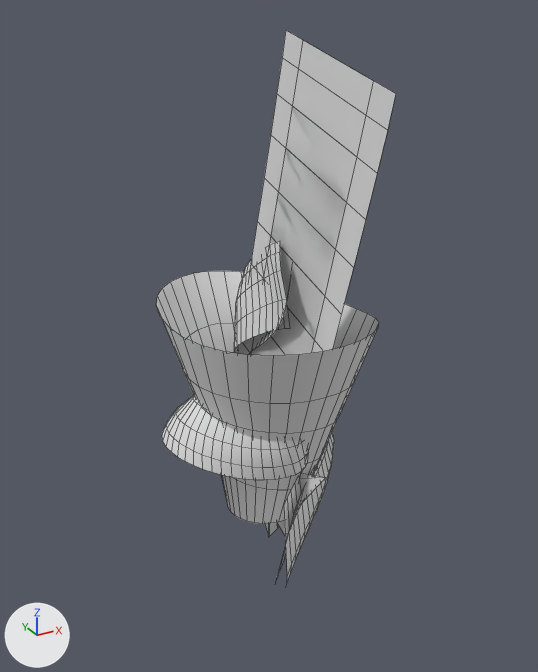
One commit to the FBX model Assets/Project/Art/VFX/Nicolas_(V)FX/Guard/Finisher/SM_Guard_Finisher.fbx: the scene before it, then after it.
Camera for both pictures: a 50 mm camera at (-3.0, -5.45, 4.53) aimed at (-0.03, -0.06, 1.84). Lighting does not change. The marker at lower left points along +X, +Y and +Z. Mesh edges are drawn as thin lines. Where no turn or scale is listed for an object, it has been applied to the vertices.

In view in the first picture: 'MainCurve', 'PanningCylinder', 'StompCurve', 'StompCurve. Alt'.
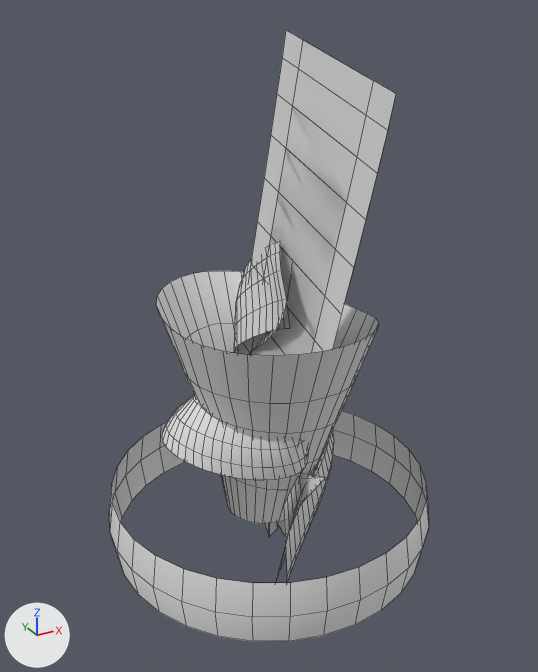
Commit message: [VFX] Finisher polish oui

Patch to the scene script:
```diff
--- a/Assets/Project/Art/VFX/Nicolas_(V)FX/Guard/Finisher/SM_Guard_Finisher.fbx.py
+++ b/Assets/Project/Art/VFX/Nicolas_(V)FX/Guard/Finisher/SM_Guard_Finisher.fbx.py
@@ me_cylinder_001 @@
+me_cylinder_001.from_pydata(...)  # 96 vertices, 64 faces; spans x -1.58..1.58, y -1.58..1.58, z -0.31..0.31
@@ ob_windcircle @@
+ob_windcircle = bpy.data.objects.new('WindCircle', me_cylinder_001)
+ob_windcircle.location = (0.0, 0.0, 0.0)
```

Where the change shows, as pixel boxes [x1, y1, x2, y2] in the pictures (538 x 672 px):
'WindCircle', added
    after: [109, 411, 429, 642]
